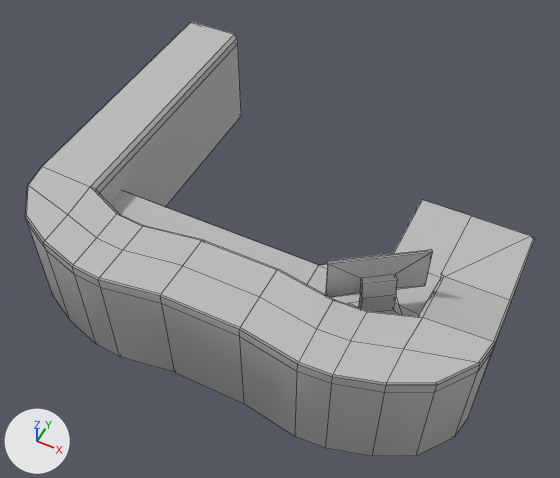
A saved change to the FBX model Assets/StaticMeshes/Tonje/Reception/ReceptionDesk.fbx.
One viewpoint serves both versions: a 50 mm camera at (2.02, -3.19, 5.58) aimed at (-0.02, 0.88, 0.49). The lights are fixed; the arrows at lower left show +X, +Y and +Z. Mesh edges are drawn as thin lines. Where no turn or scale is listed for an object, it has been applied to the vertices.

The first picture shows 'ComputerScreen', 'ReceptionDesk_Placeholder'.
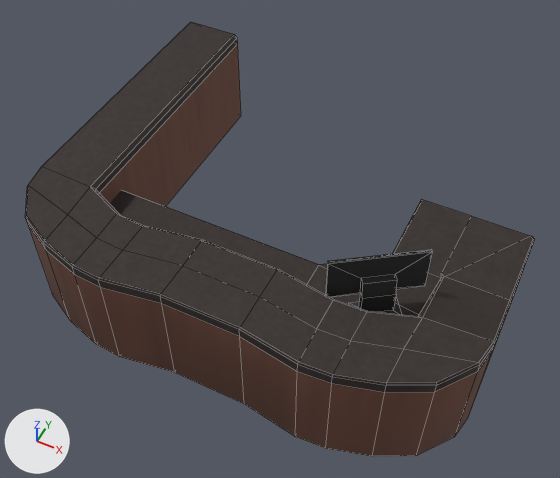
What differs and where, as boxes (x1, y1, x2, y2) in the pictures (560 x 478 px):
'ReceptionDesk_Placeholder', surface changed: (25, 22, 535, 456) in both
'ComputerScreen', surface changed (grey to black): (325, 249, 433, 314) in both

The change, as a list of edits to the scene's bpy script:
```text
Add img_receptiondesktex_png:
    img_receptiondesktex_png = load_image('ReceptionDeskTEX.png', '_unpacked/ReceptionDeskTEX.png', 2048, 2048, 'sRGB')
Change mat_receptiondeskmat:
    remove mat_receptiondeskmat.base_color = (0.5, 0.5, 0.5)  # grey #bcbcbc
    add mat_receptiondeskmat.texture = img_receptiondesktex_png
```
